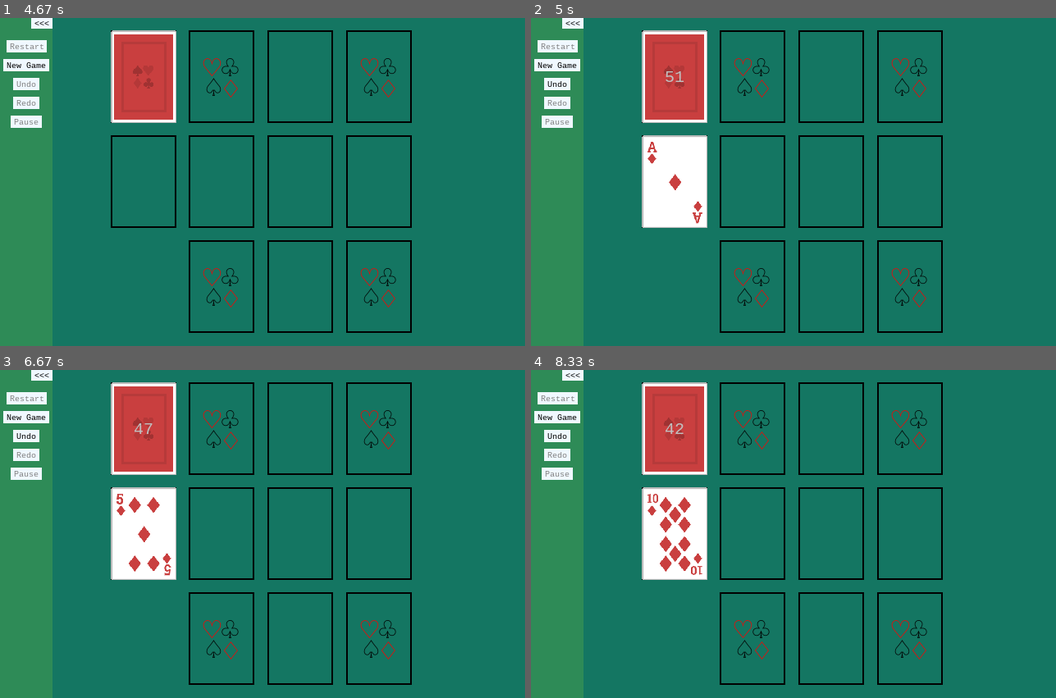
Above: before the commit, frames 1-4 (two rows, left to right).
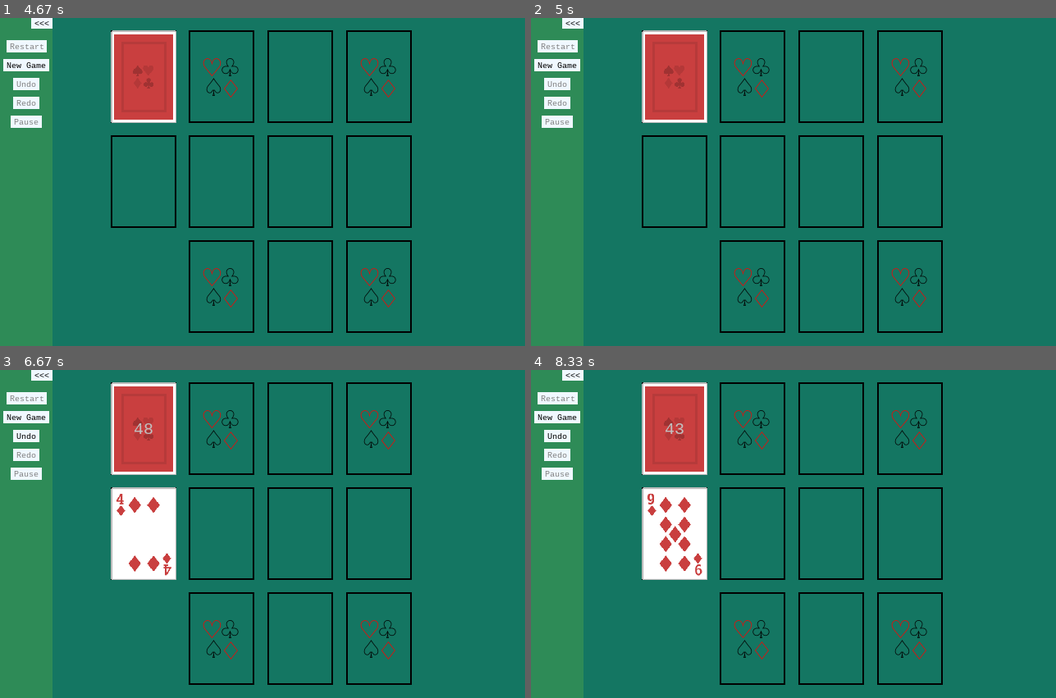
Above: after the commit, the same moments.

Repository: alexetsnyder/OuroborosPython
Game: pygame game, started from Pygame/FourSeasons/game.py
The game is run twice, just before and just after one commit, with the same random seed, the same clock (stepped at 60 frames per second) and the same inputs.
Inputs (mouse positions are in pixels of both pictures, inside the frame that each line leads up to):
- Up to frame 1 (4.67 s): click (262, 182) at 0.38 s; tap Esc at 1.17 s; click (262, 221) at 1.55 s; click (367, 155) at 1.88 s
- Up to frame 2 (5 s): click (667, 96) at 4.78 s
- Up to frame 3 (6.67 s): press the mouse at (136, 448) at 5.1 s; move the mouse to (183, 442) at 5.2 s; move the mouse to (231, 435) at 5.3 s; release the mouse at (231, 435) at 5.33 s; press the mouse at (136, 448) at 5.43 s; move the mouse to (131, 517) at 5.53 s; move the mouse to (131, 586) at 5.63 s; release the mouse at (131, 586) at 5.67 s; press the mouse at (136, 448) at 5.77 s; move the mouse to (99, 461) at 5.87 s; move the mouse to (68, 474) at 5.97 s; release the mouse at (68, 474) at 6 s; click (131, 501) at 6.12 s; click (120, 415) at 6.45 s
- Up to frame 4 (8.33 s): press the mouse at (651, 415) at 6.77 s; move the mouse to (767, 501) at 6.87 s; move the mouse to (888, 583) at 6.97 s; release the mouse at (888, 583) at 7 s; press the mouse at (651, 415) at 7.1 s; move the mouse to (793, 484) at 7.2 s; move the mouse to (940, 553) at 7.3 s; release the mouse at (940, 553) at 7.33 s; press the mouse at (651, 415) at 7.43 s; move the mouse to (767, 461) at 7.53 s; move the mouse to (882, 507) at 7.63 s; release the mouse at (882, 507) at 7.67 s; press the mouse at (651, 415) at 7.77 s; move the mouse to (714, 442) at 7.87 s; move the mouse to (783, 465) at 7.97 s; release the mouse at (783, 465) at 8 s; click (693, 412) at 8.12 s

Frame 1 is identical in both runs. In frame 2, 3.6% of the frame differs, in the area x 3-34%, y 16-64%; in frame 3, 0.2%; in frame 4, 0.3%.

Commit message:
Mouse Double Click
Implemented the ability to double click on a card, and it will automatically send it to a foundation tile, or if it can't be layed there then it will send it to the first tableue tile it can be placed. Fixed bug where the foundation tile didn't check for suit if it was going from A to K

Diff:
--- a/Pygame/FourSeasons/events.py
+++ b/Pygame/FourSeasons/events.py
@@ -47,7 +47,10 @@
 	CustomEvent.REDO_STACK_CLEARED : 'REDO_STACK_CLEARED',
 	CustomEvent.UNDO_ENABLED       : 'UNDO_ENABLED',
 	CustomEvent.REDO_ENABLED       : 'REDO_ENABLED',
-	CustomEvent.UNDO_STACK_CLEARED : 'UNDO_STACK_CLEARED'
+	CustomEvent.UNDO_STACK_CLEARED : 'UNDO_STACK_CLEARED',
+	CustomEvent.QUICK_LAY          : 'QUICK_LAY',
+	CustomEvent.CARD_DROPPED       : 'CARD_DROPPED',
+	CustomEvent.TILE_DBL_CLICKED   : 'TILE_DBL_CLICKED'
 }
 
 PYGAME_MOUSE_BUTTON_TO_STRING = {
--- a/Pygame/FourSeasons/four_seasons.py
+++ b/Pygame/FourSeasons/four_seasons.py
@@ -53,7 +53,7 @@
 
 	def wire_events(self):
 		imp.IMP().add_delegate(events.UserEvent(CustomEvent.CARD_MOTION).listen(self.on_card_motion, quell=True))
-		imp.IMP().add_delegate(events.MouseLeftButtonUpEvent().listen(self.on_mouse_left_button_up, quell=True))
+		imp.IMP().add_delegate(events.UserEvent(CustomEvent.CARD_DROPPED).listen(self.on_card_dropped))
 
 	@pause_events_method
 	def on_card_motion(self, event):
@@ -64,9 +64,10 @@
 			self.mouse_pos = new_pos
 
 	@pause_events_method
-	def on_mouse_left_button_up(self, event):
+	def on_card_dropped(self, event):
 		if self.is_selected:
 			events.UserEvent(CustomEvent.CARD_LAYED).post(card=self)
+			self.is_selected = False
 
 	def select(self, mouse_pos):
 		self.is_selected = True
@@ -130,6 +131,7 @@
 
 	def wire_events(self):
 		imp.IMP().add_delegate(events.UserEvent(CustomEvent.TILE_CLICKED).listen(self.on_tile_clicked))
+		imp.IMP().add_delegate(events.UserEvent(CustomEvent.TILE_DBL_CLICKED).listen(self.on_tile_dbl_clicked))
 		imp.IMP().add_delegate(events.UserEvent(CustomEvent.NEW_DEAL).listen(self.on_new_deal))
 		imp.IMP().add_delegate(events.UserEvent(CustomEvent.RESTART).listen(self.on_restart))
 		imp.IMP().add_delegate(events.UserEvent(CustomEvent.DRAW_ONE).listen(self.on_draw_one))
@@ -165,6 +167,16 @@
 				card.select(event.pos)
 				break
 
+	@pause_events_method
+	def on_tile_dbl_clicked(self, event):
+		for i in reverse(self.active_cards):
+			card = self.deck[i]
+			if card.tile_index == event.tile.index:
+				self.active_cards.remove(i)
+				self.active_cards.append(i)
+				events.UserEvent(CustomEvent.QUICK_LAY).post(card=card)
+				break
+
 	def on_card_table_resized(self, event):
 		for i in self.active_cards:
 			card = self.deck[i]
@@ -388,8 +400,9 @@
 	def can_lay(self, card):
 		if any(self.cards):
 			prv_card = self.cards[-1]
-			if card.suit == prv_card.suit and card.value - 1 == prv_card.value or card.value == 1 and prv_card.value == 13:
-				return True
+			if card.suit == prv_card.suit:
+				if card.value - 1 == prv_card.value or card.value == 1 and prv_card.value == 13:
+					return True
 		elif self.first_card.value == card.value:
 			return True
 		return False
@@ -413,27 +426,93 @@
 		self.tile_info = {}
 		self.card_tiles = []
 		self.parse_tiles()
+		self.mouse_clicks = []
+		self.mouse_unclicks = []
 		self.mw, self.mh = margins
 		self.tile_width, self.tile_height = self.tile_size = (0, 0)
 		self.fill(*left_top, *table_size)
+		self.click_time = 0
 		self.wire_events()
 
 	def wire_events(self):
 		imp.IMP().add_delegate(events.MouseLeftButtonDownEvent().listen(self.on_mouse_left_button_down))
+		imp.IMP().add_delegate(events.MouseLeftButtonUpEvent().listen(self.on_mouse_left_button_up))
+		imp.IMP().add_delegate(events.UserEvent(CustomEvent.QUICK_LAY).listen(self.on_quick_lay))
 		imp.IMP().add_delegate(events.UserEvent(CustomEvent.CARD_LAYED).listen(self.on_card_layed))
 
 	@pause_events_method
 	def on_mouse_left_button_down(self, event):
-		print('on_mouse_left_button_down')
-		for tile in self.find_all(lambda x : not x == BlankTile.INDEX and not x == DeckTile.INDEX):
-			if tile.is_within(event.pos):
-				events.UserEvent(CustomEvent.TILE_CLICKED).post(tile=tile, pos=event.pos)
-				break
-		else:
-			deck_tile = self.get_deck_tile()
-			if deck_tile.is_within(event.pos):
+		self.click_time = time.time()
+		self.mouse_clicks.append(event.pos)
+
+	@pause_events_method
+	def on_mouse_left_button_up(self, event):
+		self.mouse_unclicks.append(event.pos)
+
+	def process_click(self):
+		delta_time = time.time() - self.click_time
+		if len(self.mouse_clicks) > 1:
+			self.mouse_unclicks.clear()
+			mouse_pos = self.mouse_clicks.pop()
+			self.mouse_clicks.pop()
+			self.post_tile_dbl_clicked(mouse_pos)
+		elif delta_time > 0.20 and any(self.mouse_clicks):
+			mouse_pos = self.mouse_clicks.pop()
+			self.post_tile_clicked(mouse_pos)
+
+	def process_unclick(self):
+		if not any(self.mouse_clicks) and any(self.mouse_unclicks):
+			mouse_pos = self.mouse_unclicks.pop()
+			events.UserEvent(CustomEvent.CARD_DROPPED).post(pos=mouse_pos)
+
+	def post_tile_dbl_clicked(self, mouse_pos):
+		tile = self.get_clicked_tile(mouse_pos)
+		if not tile == None and not tile.index == DeckTile.INDEX:
+			events.UserEvent(CustomEvent.TILE_DBL_CLICKED).post(tile=tile)
+
+	def post_tile_clicked(self, mouse_pos):
+		tile = self.get_clicked_tile(mouse_pos)
+		if not tile == None:
+			if tile.index == DeckTile.INDEX:
 				discard_tile = self.get_discard_tile()
-				events.UserEvent(CustomEvent.DRAW_ONE).post(deck_tile=deck_tile, discard_tile=discard_tile)
+				events.UserEvent(CustomEvent.DRAW_ONE).post(deck_tile=tile, discard_tile=discard_tile)
+			else:
+				events.UserEvent(CustomEvent.TILE_CLICKED).post(tile=tile, pos=mouse_pos)
+
+	def get_clicked_tile(self, mouse_pos):
+		for tile in self.find_all(lambda x : not x == BlankTile.INDEX):
+			if tile.is_within(mouse_pos):
+				return tile
+		return None
+
+	def find_tile_to_lay(self, card):
+		tableue_tiles = []
+		for tile in self.find_all(lambda x : not x in [BlankTile.INDEX, DiscardTile.INDEX, DeckTile.INDEX]):
+			if tile.can_lay(card):
+				if tile.index in FoundationTile.INDEXES:
+					return tile
+				tableue_tiles.append(tile)
+		if any(tableue_tiles):
+			return tableue_tiles[0]
+		return None
+
+	@pause_events_method
+	def on_quick_lay(self, event):
+		card = event.card
+		tile = self.find_tile_to_lay(card)
+		source_tile = self.card_tiles[card.tile_index]
+		if not tile == None:
+			source_tile.pop()
+			tile.lay(card)
+			if not tile.index == source_tile.index:
+				print('Action> {} -> {} -> {}'.format(source_tile.index, card, tile))
+				undo_args = (source_tile, tile, card)
+				undo_action = acts.UndoAction(self.undo_card_layed, self.redo_card_layed, *undo_args)
+				imp.IMP().actions.post(undo_action)
+			else:
+				print('NonAction> {} <- {}'.format(source_tile, card))
+			if self.check_win():
+				events.UserEvent(CustomEvent.GAME_OVER).post()
 
 	@pause_events_method
 	def on_card_layed(self, event):
@@ -448,13 +527,12 @@
 						max_area = area
 						selected_tile = tile
 			original_tile.pop()
-			if selected_tile.can_lay(selected_card):
+			if not selected_tile.index == original_tile and selected_tile.can_lay(selected_card):
 				print('Action> {} -> {} -> {}'.format(original_tile.index, selected_card, selected_tile))
 				selected_tile.lay(selected_card)
-				if not selected_tile.index == original_tile.index:
-					undo_args = (original_tile, selected_tile, selected_card)
-					undo_action = acts.UndoAction(self.undo_card_layed, self.redo_card_layed, *undo_args)
-					imp.IMP().actions.post(undo_action)
+				undo_args = (original_tile, selected_tile, selected_card)
+				undo_action = acts.UndoAction(self.undo_card_layed, self.redo_card_layed, *undo_args)
+				imp.IMP().actions.post(undo_action)
 			else:
 				print('NonAction> {} <- {}'.format(original_tile, selected_card))
 				original_tile.lay(selected_card)
@@ -552,6 +630,8 @@
 		return [tile for i, tile in enumerate(self.card_tiles) if filter(i)]
 
 	def update(self):
+		self.process_click()
+		self.process_unclick()
 		for tile in self.card_tiles:
 			tile.update()
 
--- a/Pygame/FourSeasons/game.py
+++ b/Pygame/FourSeasons/game.py
@@ -9,10 +9,8 @@
 # 1) Quick Click (click on a card and it is placed on a tile).
 # 2) Timer.
 # 3) Score.
-# 4) Refactor foundation tile background.
 # 5) Only winable hands.
 # 6) One list to draw everything.
-# 7) Center the game better.
 # 8) At Zero cards text and deck picture disappear
 # 9) Debug Print.
 #10) Put data in data file.
--- a/Pygame/FourSeasons/structs.py
+++ b/Pygame/FourSeasons/structs.py
@@ -40,6 +40,9 @@
 	UNDO_ENABLED       = 12
 	REDO_ENABLED       = 14
 	UNDO_STACK_CLEARED = 15
+	QUICK_LAY          = 16
+	TILE_DBL_CLICKED   = 17
+	CARD_DROPPED       = 18
 
 class Suits:
 	DIAMONDS = 0
